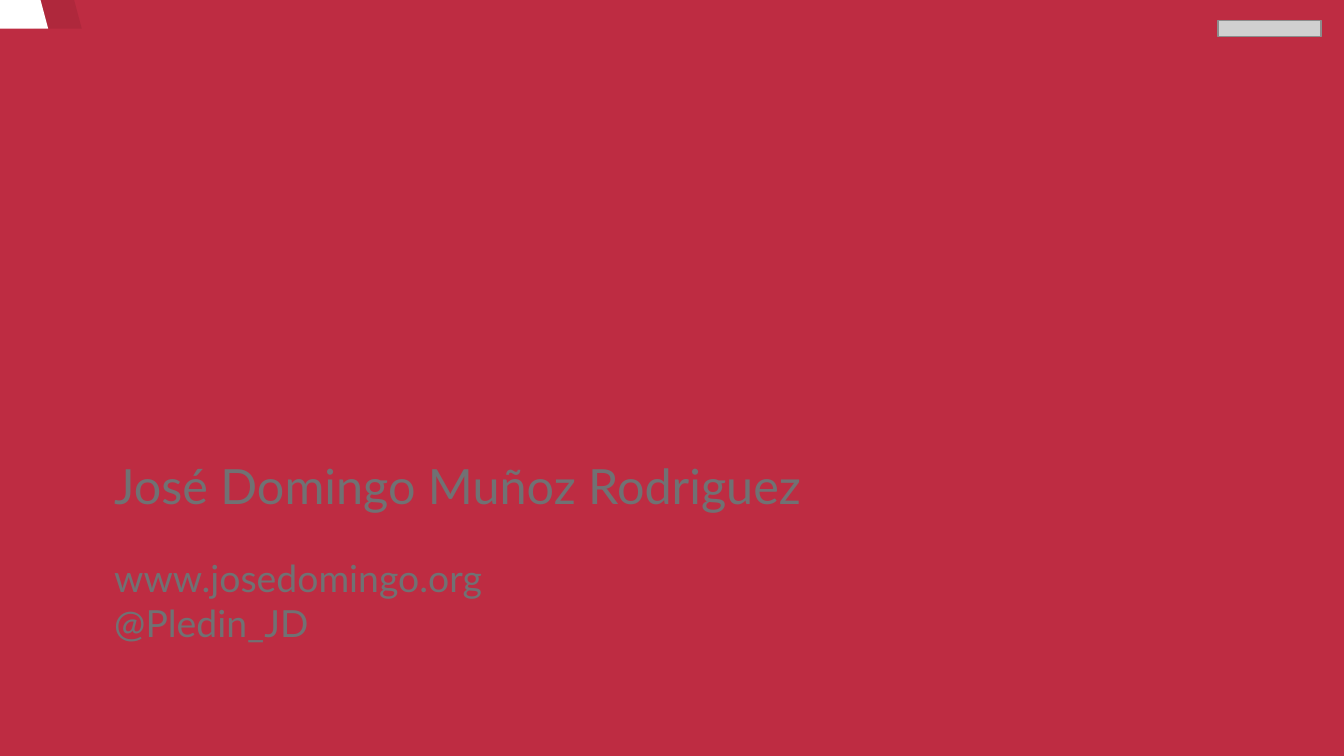
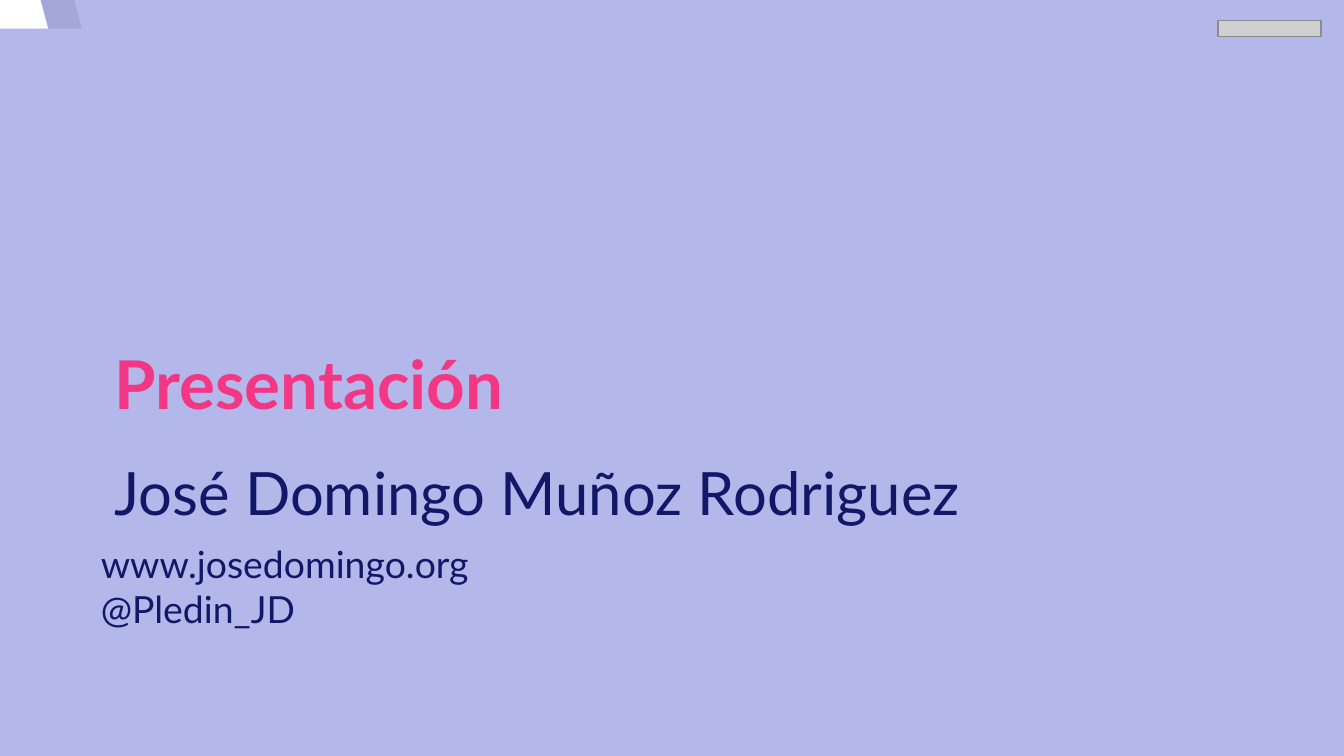
Before and after one commit to josedom24/curso_python3, a slide deck: slide 2 of curso/u1/u1.odp. Drawn at 1344x756 pixels with LibreOffice and Linux fonts; fonts in the diff are those of the drawing; grey boxes stand for pictures. Boxes give left, top, right and bottom in pixels: in the first picture for what was removed or moved away, otherwise in the second. Text is boxed around its words. In the diff, an @@ line names an element or a change of style, - is before the commit and + after.

```diff
--- a/curso/u1/u1.odp
+++ b/curso/u1/u1.odp
@@ background #BE2C42 to #B3B7E9 @@
@@ title added at [114,359,503,410], 36 pt, text #F33784, bold @@
+Presentación
@@ subtitle added at [114,471,960,526], 32 pt, text #121867 @@
+José Domingo Muñoz Rodriguez
@@ text added at [101,550,469,629], 20 pt, text #121867 @@
+www.josedomingo.org
+@Pledin_JD
```
Also in this commit, not shown: 10 other slides changed, 1 other file.
